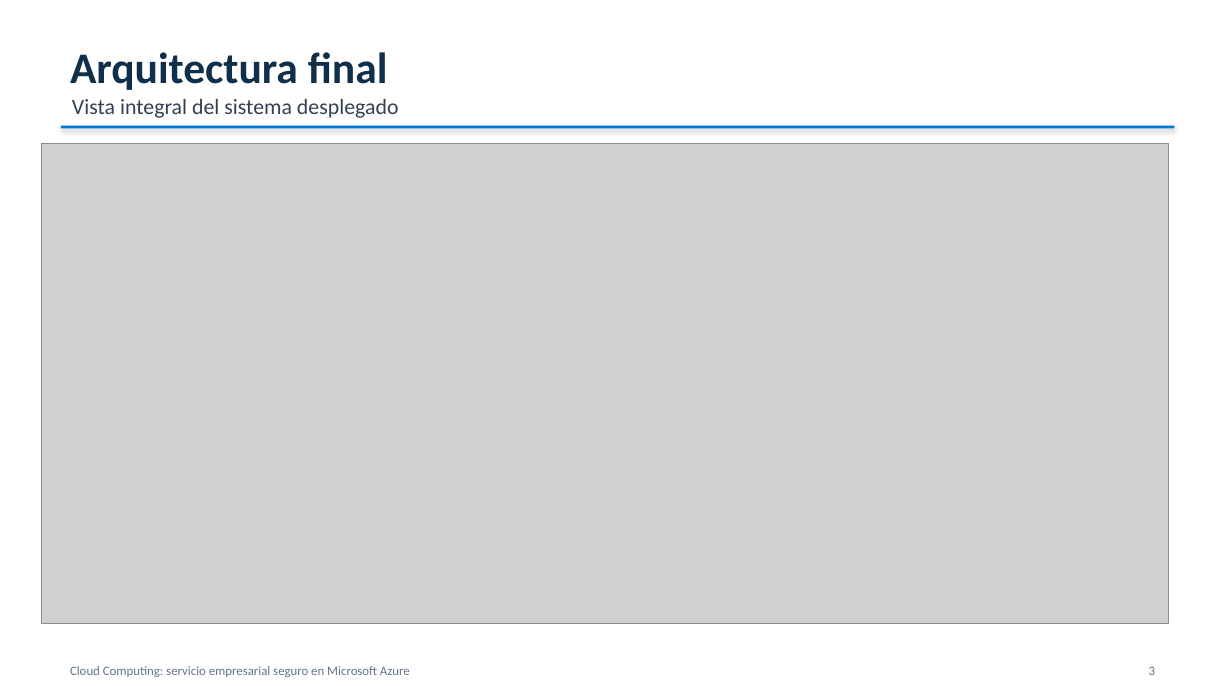
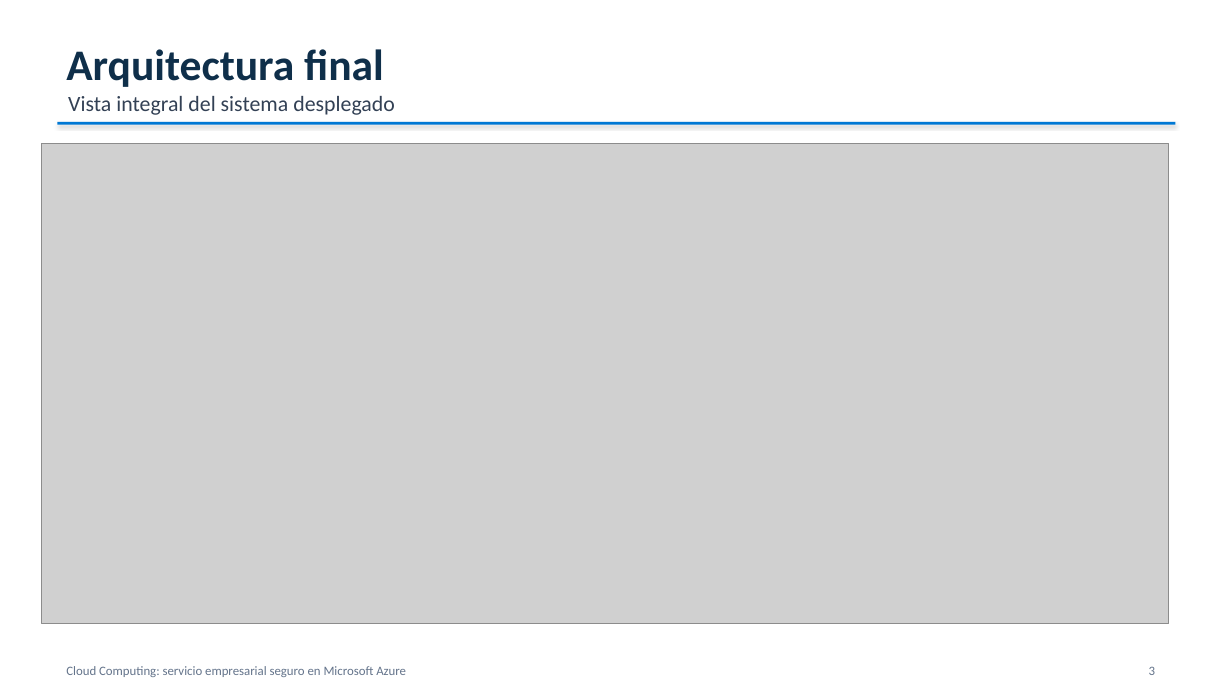
Before and after one commit to karimadrico/tfg-azure-servicio-empresarial-seguro, a slide deck: slide 3 of docs/entrega/presentacion-defensa-tfg.pptx. Drawn at 1232x693 pixels with LibreOffice and Linux fonts; fonts in the diff are those of the drawing; grey boxes stand for pictures. Boxes give left, top, right and bottom in pixels: in the first picture for what was removed or moved away, otherwise in the second. Text is boxed around its words. In the diff, an @@ line names an element or a change of style, - is before the commit and + after.

Commit message:
Cerrar evidencias finales de calidad y costes

```diff
--- a/docs/entrega/presentacion-defensa-tfg.pptx
+++ b/docs/entrega/presentacion-defensa-tfg.pptx
@@ text "Arquitectura final": place and size @@
-text "Arquitectura final" at [70,52,388,90]
+text "Arquitectura final" at [66,49,384,87]
@@ text "Vista integral del sistema desplegado": place and size @@
-text "Vista integral del sistema desplegado" at [72,99,399,118]
+text "Vista integral del sistema desplegado" at [68,96,395,115]
@@ rectangle: place and size @@
-rectangle at [61,126,1175,128]
+rectangle at [57,122,1176,125]
@@ text "Cloud Computing: servicio empresarial seguro ...": place and size @@
-text "Cloud Computing: servicio empresarial seguro ..." at [70,666,410,677]
+text "Cloud Computing: servicio empresarial seguro ..." at [66,666,406,677]
```
Also in this commit, not shown: 8 other slides changed, 13 other files.
